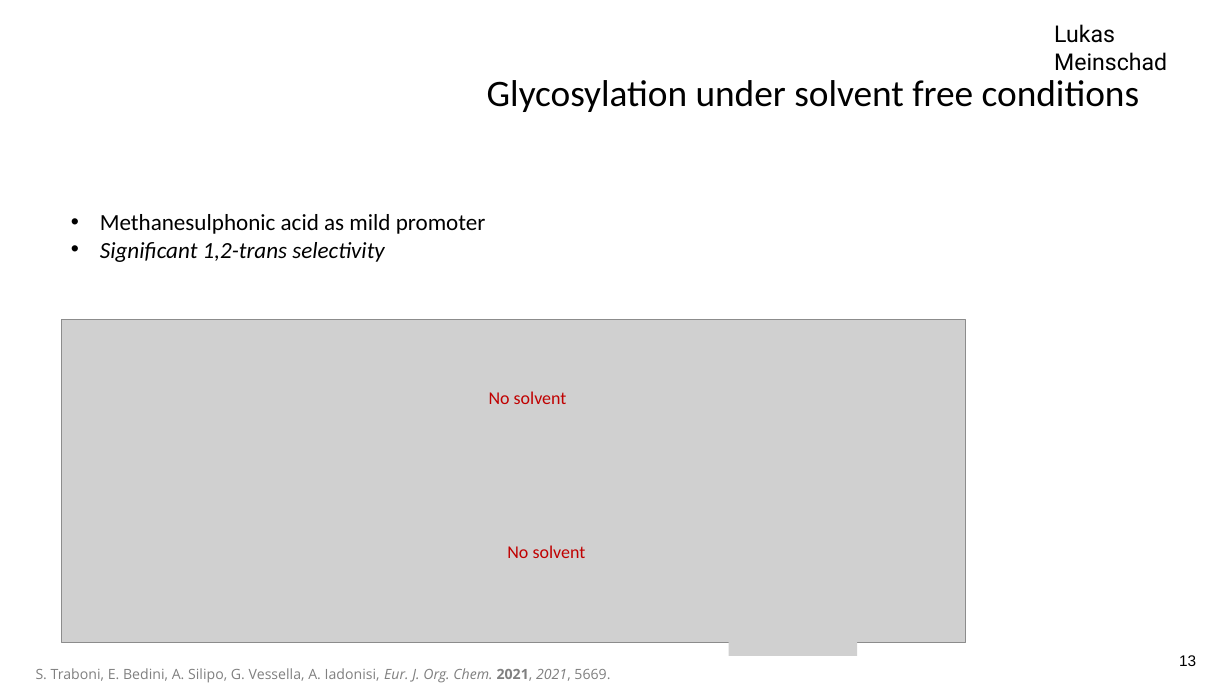
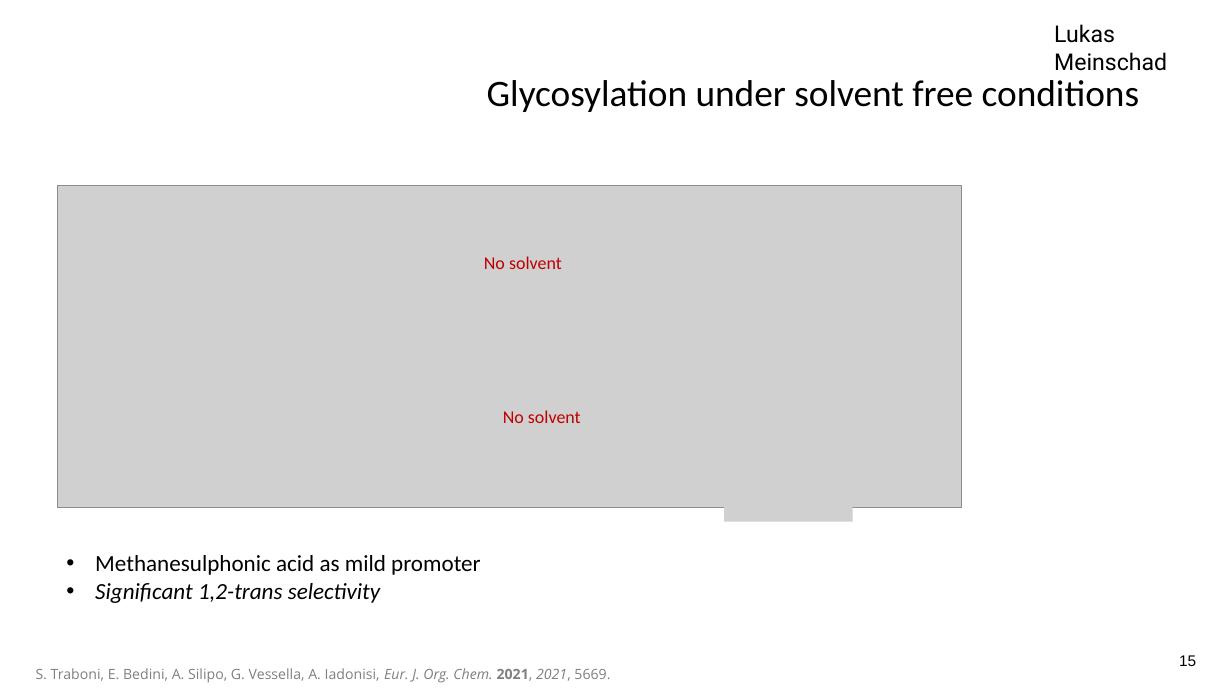
Before and after one commit to LukasMeinschad/Studium, a slide deck: slide 15 of Chemie/OC/Seminar/Seminartalk_OC_Lukas_Meinschad.pptx (slide 13 before the commit). Drawn at 1232x693 pixels with LibreOffice and Linux fonts; fonts in the diff are those of the drawing; grey boxes stand for pictures; background and template pictures are left out. Boxes give left, top, right and bottom in pixels: in the first picture for what was removed or moved away, otherwise in the second. Text is boxed around its words. In the diff, an @@ line names an element or a change of style, - is before the commit and + after.

```diff
--- a/Chemie/OC/Seminar/Seminartalk_OC_Lukas_Meinschad.pptx
+++ b/Chemie/OC/Seminar/Seminartalk_OC_Lukas_Meinschad.pptx
@@ picture added at (x1=725, y1=305, x2=867, y2=336) @@
@@ 2 texts, 1 picture moved together from (x1=62, y1=320, x2=966, y2=642) to (x1=57, y1=185, x2=961, y2=507) @@
@@ picture added at (x1=725, y1=491, x2=853, y2=522) @@
@@ text "Methanesulphonic acid as mild promoter" moved from (x1=100, y1=214, x2=486, y2=262) to (x1=95, y1=555, x2=481, y2=603) @@
@@ picture removed at (x1=729, y1=625, x2=858, y2=656) @@
@@ page number at (x1=1179, y1=655, x2=1196, y2=666): text changed @@
-13
+15
```
Also in this commit, not shown: 4 other slides changed, 13 slides added, 1 slide removed, 13 other files.
